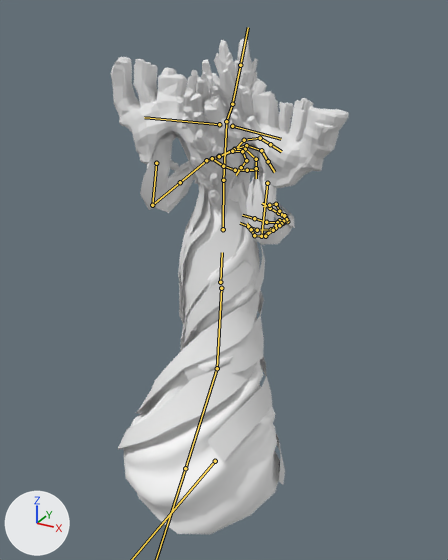
The FBX model Assets/Characters/RockSiren/RockSiren.fbx as it was, and as the next commit left it.
Both versions are drawn from a 50 mm camera at (1.37, -2.39, 2.3) aimed at (0.08, -0.05, 1.13). The lights are fixed; the arrows at lower left show +X, +Y and +Z. Both versions are drawn at frame 749 of the action 'RockSiren_GameRig|RockSiren@AllAnim'; the numbers are the values there. The bones that bend it are drawn over the model as lines.

Names of what the first picture shows: 'RockSiren_Geo'.
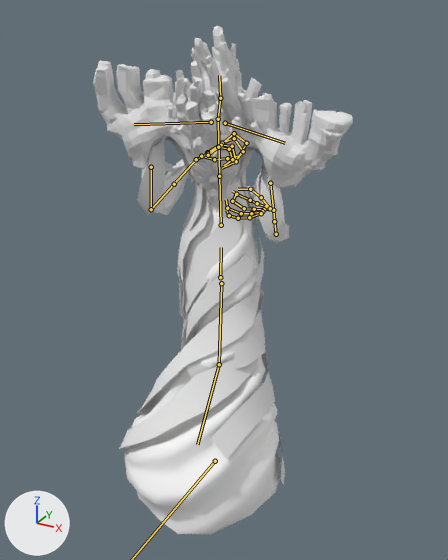
Changed parts and their boxes (x1, y1, x2, y2) in the pictures (448 x 560 px):
'RockSiren_Geo', posed (9% wider): before (111, 39, 349, 535); after (93, 26, 353, 534)
bone 'hips', root to tip: before (220, 282) to (222, 252); after (220, 277) to (221, 247)
bone 'spine', root to tip: before (223, 229) to (223, 180); after (221, 225) to (219, 176)
bone 'chest', root to tip: before (223, 180) to (226, 123); after (219, 176) to (218, 121)
bone 'neck', root to tip: before (226, 121) to (232, 104); after (218, 119) to (220, 98)
bone 'head', root to tip: before (232, 104) to (240, 65); after (220, 98) to (219, 75)
bone 'shoulder.L', root to tip: before (219, 124) to (144, 117); after (211, 122) to (134, 124)
bone 'upper_arm.L', root to tip: before (156, 163) to (152, 205); after (151, 167) to (151, 209)
bone 'forearm.L', root to tip: before (152, 205) to (180, 182); after (151, 209) to (174, 184)
bone 'forearm.L.001', root to tip: before (180, 182) to (206, 160); after (174, 184) to (196, 159)
bone 'hand.L', root to tip: before (206, 160) to (219, 156); after (196, 159) to (208, 153)
bone 'f_index.01.L', root to tip: before (234, 150) to (244, 140); after (222, 143) to (234, 133)
bone 'f_index.02.L', root to tip: before (244, 140) to (260, 138); after (234, 133) to (246, 143)
bone 'f_index.03.L', root to tip: before (260, 138) to (270, 144); after (246, 143) to (239, 156)
bone 'thumb.01.L', root to tip: before (212, 158) to (223, 166); after (201, 156) to (214, 159)
bone 'thumb.02.L', root to tip: before (223, 166) to (235, 170); after (214, 159) to (227, 158)
bone 'thumb.03.L', root to tip: before (235, 170) to (247, 170); after (227, 158) to (239, 155)
bone 'f_middle.02.L', root to tip: before (246, 145) to (261, 150); after (234, 138) to (243, 151)
bone 'f_middle.03.L', root to tip: before (261, 150) to (268, 161); after (243, 151) to (233, 163)
bone 'f_ring.01.L', root to tip: before (234, 149) to (245, 149); after (221, 145) to (232, 146)
bone 'f_ring.02.L', root to tip: before (245, 149) to (256, 159); after (232, 146) to (236, 161)
bone 'f_ring.03.L', root to tip: before (256, 159) to (256, 168); after (236, 161) to (222, 168)
bone 'palm.04.L', root to tip: before (219, 156) to (232, 151); after (208, 155) to (218, 147)
bone 'f_pinky.01.L', root to tip: before (232, 151) to (242, 151); after (218, 147) to (229, 149)
bone 'f_pinky.02.L', root to tip: before (242, 151) to (246, 160); after (229, 149) to (232, 159)
bone 'shoulder.R', root to tip: before (232, 126) to (281, 139); after (225, 123) to (285, 143)
bone 'upper_arm.R', root to tip: before (267, 183) to (261, 236); after (270, 183) to (276, 234)
bone 'forearm.R', root to tip: before (261, 236) to (275, 228); after (276, 234) to (274, 221)
bone 'forearm.R.001', root to tip: before (275, 228) to (287, 221); after (274, 221) to (273, 210)
bone 'hand.R', root to tip: before (287, 221) to (283, 220); after (273, 210) to (263, 209)
bone 'f_index.01.R', root to tip: before (282, 215) to (284, 215); after (257, 203) to (250, 200)
bone 'f_index.02.R', root to tip: before (284, 215) to (278, 213); after (250, 200) to (236, 194)
bone 'f_index.03.R', root to tip: before (278, 213) to (270, 208); after (236, 194) to (232, 191)
bone 'thumb.01.R', root to tip: before (286, 219) to (279, 211); after (270, 208) to (261, 197)
bone 'thumb.02.R', root to tip: before (279, 211) to (276, 204); after (261, 197) to (250, 189)
bone 'f_middle.01.R', root to tip: before (279, 220) to (277, 222); after (254, 209) to (244, 208)
bone 'f_middle.02.R', root to tip: before (277, 222) to (266, 222); after (244, 208) to (232, 201)
bone 'f_middle.03.R', root to tip: before (266, 222) to (254, 218); after (232, 201) to (236, 194)
bone 'f_ring.01.R', root to tip: before (276, 225) to (271, 229); after (251, 213) to (241, 213)
bone 'f_ring.02.R', root to tip: before (271, 229) to (257, 230); after (241, 213) to (227, 208)
bone 'f_pinky.01.R', root to tip: before (273, 230) to (265, 236); after (249, 217) to (238, 218)
bone 'f_pinky.02.R', root to tip: before (265, 236) to (254, 235); after (238, 218) to (229, 215)
bone 'f_pinky.03.R', root to tip: before (254, 235) to (251, 229); after (229, 215) to (226, 210)

The edits, one by one:
Bone 'hips' (bone_hips) moves from (-0.061, 0.147, -0.108) to (-0.054, 0.165, -0.096).
Bone 'hips' (bone_hips) turns from (19, 3, -5) to (20, 5, -6) degrees about its own x, y and z.
Bone 'spine' (bone_spine) turns from (-18, 1, 3) to (-23, 4, 2) degrees about its own x, y and z.
Bone 'chest' (bone_chest) turns from (7, 0, 3) to (2, 3, 4) degrees about its own x, y and z.
Bone 'neck' (bone_neck) turns from (13, -1, -2) to (7, -4, -3) degrees about its own x, y and z.
Bone 'head' (bone_head) turns from (13, 0, -3) to (7, -2, -4) degrees about its own x, y and z.
Bone 'shoulder.L' (bone_shoulder_l) turns from (7, 0, 0) to (6, 0, -2) degrees about its own x, y and z.
Bone 'upper_arm.L' (bone_upper_arm_l) turns from (25, 2, -8) to (18, 2, -10) degrees about its own x, y and z.
Bone 'forearm.L' (bone_forearm_l) turns from (87, 31, -18) to (84, 31, -18) degrees about its own x, y and z.
Bone 'forearm.L.001' (bone_forearm_l_001) turns from (0, -10, 0) to (0, -25, 0) degrees about its own x, y and z.
Bone 'hand.L' (bone_hand_l) turns from (7, -2, 40) to (12, -3, 34) degrees about its own x, y and z.
Bone 'f_index.01.L' (bone_f_index_01_l) turns from (3, 0, 2) to (18, -2, 10) degrees about its own x, y and z.
Bone 'f_index.02.L' (bone_f_index_02_l) turns from (0, -1, 1) to (39, 0, 0) degrees about its own x, y and z.
Bone 'f_index.03.L' (bone_f_index_03_l) turns from (0, 0, 0) to (39, 0, 0) degrees about its own x, y and z.
Bone 'thumb.01.L' (bone_thumb_01_l) turns from (0, 0, 0) to (1, 0, -5) degrees about its own x, y and z.
Bone 'thumb.02.L' (bone_thumb_02_l) turns from (0, 0, 0) to (9, 0, 0) degrees about its own x, y and z.
Bone 'thumb.03.L' (bone_thumb_03_l) turns from (0, 0, 0) to (9, 0, 0) degrees about its own x, y and z.
Bone 'f_middle.02.L' (bone_f_middle_02_l) turns from (0, -2, 1) to (37, 6, -4) degrees about its own x, y and z.
Bone 'f_middle.03.L' (bone_f_middle_03_l) turns from (0, 0, 0) to (38, 0, 0) degrees about its own x, y and z.
Bone 'f_ring.01.L' (bone_f_ring_01_l) turns from (-3, 0, -4) to (12, 0, 0) degrees about its own x, y and z.
Bone 'f_ring.02.L' (bone_f_ring_02_l) turns from (7, 0, 0) to (39, 5, -3) degrees about its own x, y and z.
Bone 'f_ring.03.L' (bone_f_ring_03_l) turns from (7, 0, 0) to (39, 0, 0) degrees about its own x, y and z.
Bone 'palm.04.L' (bone_palm_04_l) turns from (0, 0, 0) to (-9, 0, 0) degrees about its own x, y and z.
Bone 'f_pinky.01.L' (bone_f_pinky_01_l) turns from (-14, -2, -13) to (3, 0, 0) degrees about its own x, y and z.
Bone 'f_pinky.02.L' (bone_f_pinky_02_l) turns from (27, -3, 2) to (33, 7, -4) degrees about its own x, y and z.
Bone 'shoulder.R' (bone_shoulder_r) turns from (3, 0, 0) to (1, 0, 4) degrees about its own x, y and z.
Bone 'upper_arm.R' (bone_upper_arm_r) turns from (-3, 0, 6) to (-3, 0, -3) degrees about its own x, y and z.
Bone 'forearm.R' (bone_forearm_r) turns from (72, -22, 12) to (71, -30, 17) degrees about its own x, y and z.
Bone 'forearm.R.001' (bone_forearm_r_001) turns from (-14, 91, -14) to (-1, 112, -1) degrees about its own x, y and z.
Bone 'hand.R' (bone_hand_r) turns from (28, -3, 14) to (25, -4, 25) degrees about its own x, y and z.
Bone 'f_index.01.R' (bone_f_index_01_r) turns from (9, -1, 8) to (24, 1, -4) degrees about its own x, y and z.
Bone 'f_index.02.R' (bone_f_index_02_r) turns from (-9, 13, -11) to (25, 5, -4) degrees about its own x, y and z.
Bone 'f_index.03.R' (bone_f_index_03_r) turns from (-10, 0, 0) to (24, 0, 0) degrees about its own x, y and z.
Bone 'thumb.01.R' (bone_thumb_01_r) turns from (1, 0, 14) to (-1, 0, -13) degrees about its own x, y and z.
Bone 'thumb.02.R' (bone_thumb_02_r) turns from (3, 8, 1) to (14, -23, -8) degrees about its own x, y and z.
Bone 'f_middle.01.R' (bone_f_middle_01_r) turns from (-14, 1, 9) to (9, -1, 7) degrees about its own x, y and z.
Bone 'f_middle.02.R' (bone_f_middle_02_r) turns from (3, 1, -1) to (31, 7, -5) degrees about its own x, y and z.
Bone 'f_middle.03.R' (bone_f_middle_03_r) turns from (3, 0, 0) to (30, 0, 0) degrees about its own x, y and z.
Bone 'f_ring.01.R' (bone_f_ring_01_r) turns from (-25, 2, 7) to (1, 0, 8) degrees about its own x, y and z.
Bone 'f_ring.02.R' (bone_f_ring_02_r) turns from (9, 0, 0) to (14, 4, -2) degrees about its own x, y and z.
Bone 'f_pinky.01.R' (bone_f_pinky_01_r) turns from (-31, 6, 20) to (1, 0, 14) degrees about its own x, y and z.
Bone 'f_pinky.02.R' (bone_f_pinky_02_r) turns from (26, 15, -7) to (6, 9, -4) degrees about its own x, y and z.
Bone 'f_pinky.03.R' (bone_f_pinky_03_r) turns from (25, 0, 0) to (5, 0, 0) degrees about its own x, y and z.
